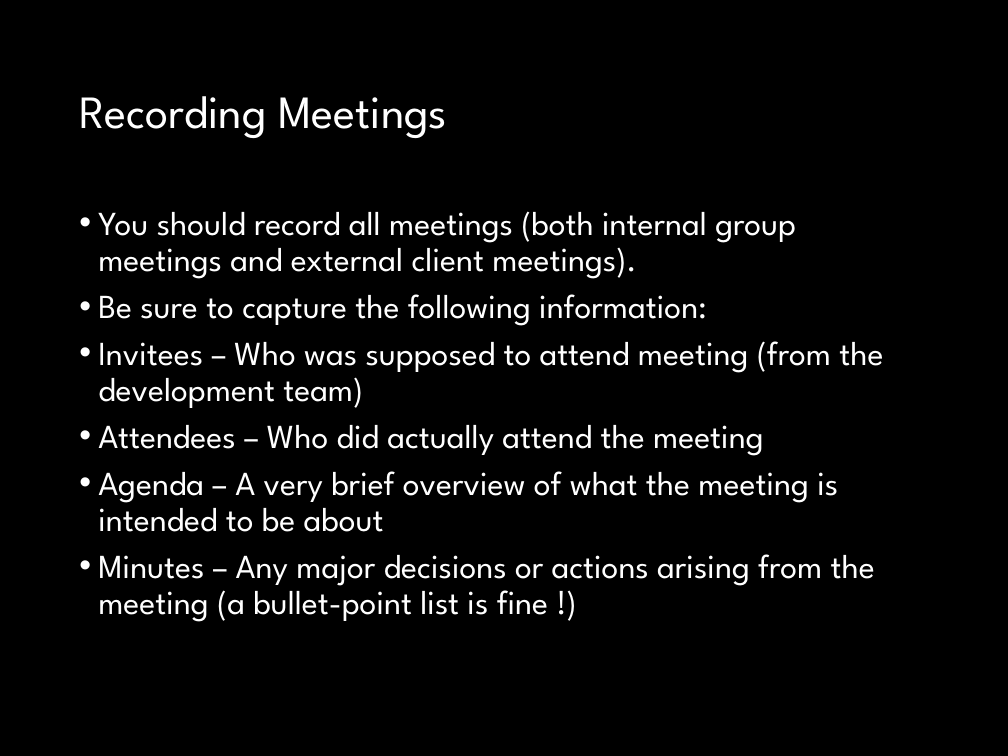
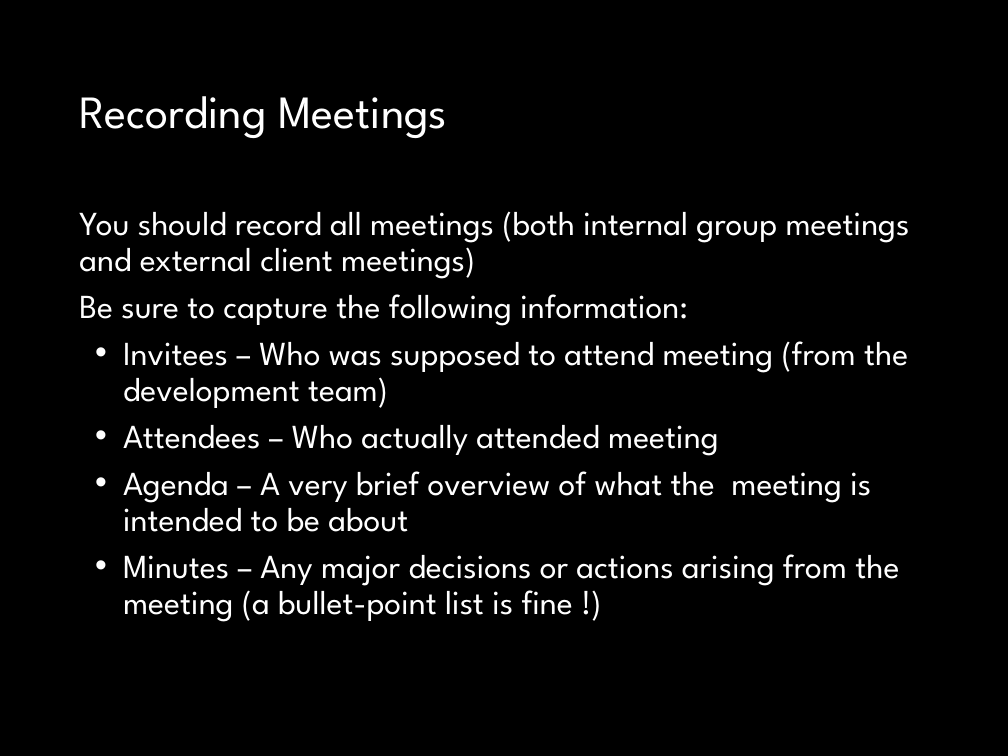
Before and after one commit to fossabot/SPE2018, a slide deck: slide 12 of Lecture Slides/02 Open Project.pptx (slide 14 before the commit). Drawn at 1008x756 pixels with LibreOffice and Linux fonts; fonts in the diff are those of the drawing. Boxes give left, top, right and bottom in pixels: in the first picture for what was removed or moved away, otherwise in the second. Text is boxed around its words. In the diff, an @@ line names an element or a change of style, - is before the commit and + after.

```diff
--- a/Lecture Slides/02 Open Project.pptx
+++ b/Lecture Slides/02 Open Project.pptx
@@ text at [79, 211, 910, 279]: text changed @@
-• You should record all meetings (both internal group meetings and external client meetings).
+You should record all meetings (both internal group meetings and external client meetings)
@@ text at [79, 294, 908, 622]: bullet • to none; indent changed @@
@@ text at [123, 425, 719, 456]: text changed @@
-• Attendees – Who did actually attend the meeting
+• Attendees – Who actually attended meeting
```
Also in this commit, not shown: 6 other slides changed, 2 slides added, 2 slides removed, 1 other file.
